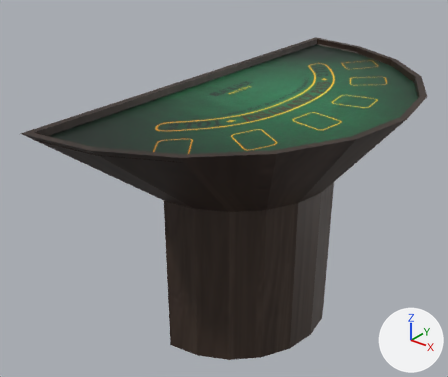
The glTF model GamblingGoons/public/models/Juegos/mesaBLACKJACK.glb: old version first, new version second.
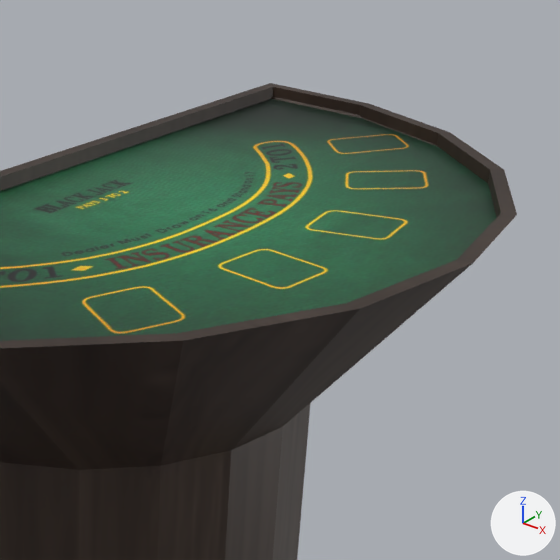
Each version appears first whole from a 50 mm lens placed at (44.8, -73.0, 37.5), pointed at (-9.2, -5.5, -4.4), and next in a close-up on the part from 43% to 100% of the width and 0% to 67% of the height. Every picture has the same lights, and +X, +Y and +Z are marked at lower right. The first two pictures are the older version. Where no turn or scale is listed for an object, it has been applied to the vertices.

Before the edit, the objects in view are built like this:
```python
me_cilindro_009 = bpy.data.meshes.new('Cilindro.009')
me_cilindro_009.from_pydata(...)  # 55 vertices, 106 faces; spans x -17.7..16.2, y -33.8..33.8, z -29.1..11.0
# faces by material slot: [97, 9]
me_cilindro_009.materials.append(mat_material_015)  # picture img_madera
me_cilindro_009.materials.append(mat_material_020)  # picture img_360_f_88435720_psx1trkyrn7utssmdendxpccme7qcw8s
ob_cilindro_005 = bpy.data.objects.new('Cilindro.005', me_cilindro_009)
ob_cilindro_005.location = (0.0, 0.0, 0.0)
```
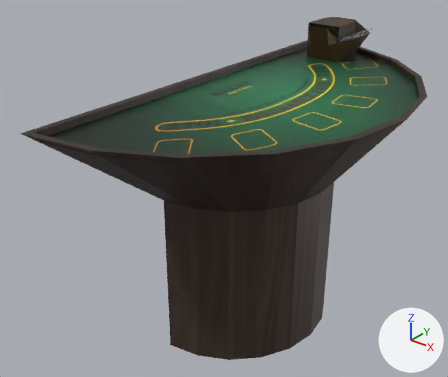
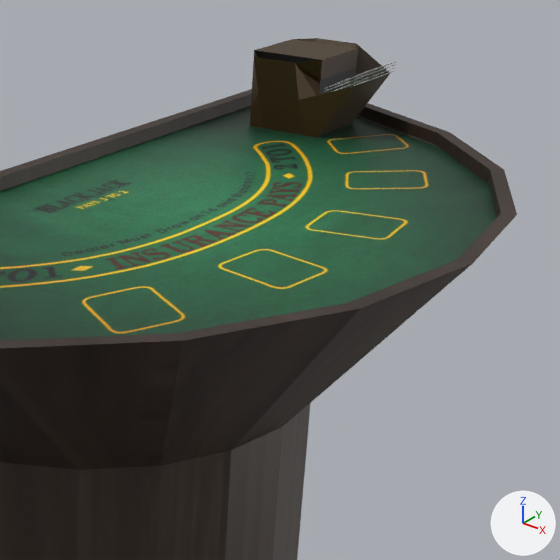
Commit message: Mezclador de cartas incluido por tan solo 5,99€

Diff of the bpy script that builds the scene:
```diff
--- a/GamblingGoons/public/models/Juegos/mesaBLACKJACK.glb.py
+++ b/GamblingGoons/public/models/Juegos/mesaBLACKJACK.glb.py
@@ img_qtre @@
+img_qtre = load_image('Qtre', '_unpacked/Qtre', 190, 266, 'sRGB')
@@ img_10 @@
+img_10 = load_image('10', '_unpacked/10', 337, 420, 'sRGB')
@@ img_cartasatrasazul @@
+img_cartasatrasazul = load_image('cartasatrasazul', '_unpacked/cartasatrasazul', 208, 286, 'sRGB')
@@ mat_qtre @@
+mat_qtre = principled_material('Qtre')
+mat_qtre.texture = img_qtre
@@ mat_10picas @@
+mat_10picas = principled_material('10picas')
+mat_10picas.texture = img_10
@@ mat_atras @@
+mat_atras = principled_material('atras')
+mat_atras.texture = img_cartasatrasazul
@@ mat_material_021 @@
+mat_material_021 = principled_material('Material.021')
+mat_material_021.base_color = (0.0496, 0.0257, 0.00328)  # brown #3f2c0b
@@ mat_material_023 @@
+mat_material_023 = principled_material('Material.023')
+mat_material_023.base_color = (0.0, 0.0, 0.0)  # black #000000
@@ me_cubo_019 @@
+me_cubo_019.from_pydata(...)  # 176 vertices, 348 faces; spans x -1.73..1.73, y -2.86..2.86, z -0.88..0.88
+# faces by material slot: [176, 86, 86]
+me_cubo_019.materials.append(mat_10picas)  # picture img_10
+me_cubo_019.materials.append(mat_atras)  # picture img_cartasatrasazul
+me_cubo_019.materials.append(mat_qtre)  # picture img_qtre
@@ me_cubo_012 @@
+me_cubo_012.from_pydata(...)  # 60 vertices, 123 faces; spans x -3.05..6.05, y -4.91..4.91, z -3.05..3.05
+# faces by material slot: [102, 21]
+me_cubo_012.materials.append(mat_material_021)  # brown #3f2c0b
+me_cubo_012.materials.append(mat_material_023)  # black #000000
@@ ob_cubo_016 @@
+ob_cubo_016 = bpy.data.objects.new('Cubo.016', me_cubo_019)
+ob_cubo_016.location = (-5.0, 26.0, 14.0)
@@ ob_cubo_014 @@
+ob_cubo_014 = bpy.data.objects.new('Cubo.014', me_cubo_019.copy())
+ob_cubo_014.location = (-5.0, 26.0, 14.7)
@@ ob_cubo_013 @@
+ob_cubo_013 = bpy.data.objects.new('Cubo.013', me_cubo_019.copy())
+ob_cubo_013.location = (-5.0, 26.0, 14.48)
@@ ob_cubo_012 @@
+ob_cubo_012 = bpy.data.objects.new('Cubo.012', me_cubo_019.copy())
+ob_cubo_012.location = (-5.0, 26.0, 14.22)
@@ ob_cubo_011 @@
+ob_cubo_011 = bpy.data.objects.new('Cubo.011', me_cubo_012)
+ob_cubo_011.location = (-10.0, 26.0, 13.0)
```

Pixel boxes (x1, y1, x2, y2) of what changed, in the close-ups (560 x 560 px):
'Cubo.011', added
    after: (250, 38, 390, 137)
    faces in mat_material_021 (brown #3f2c0b): (250, 38, 390, 137)
    faces in mat_material_023 (black #000000): (254, 50, 356, 95)
'Cubo.014', added
    after: (324, 61, 397, 89)
'Cubo.013', added
    after: (326, 64, 396, 91)
'Cubo.012', added
    after: (331, 67, 397, 92)
'Cubo.016', added
    after: (351, 70, 396, 87)
